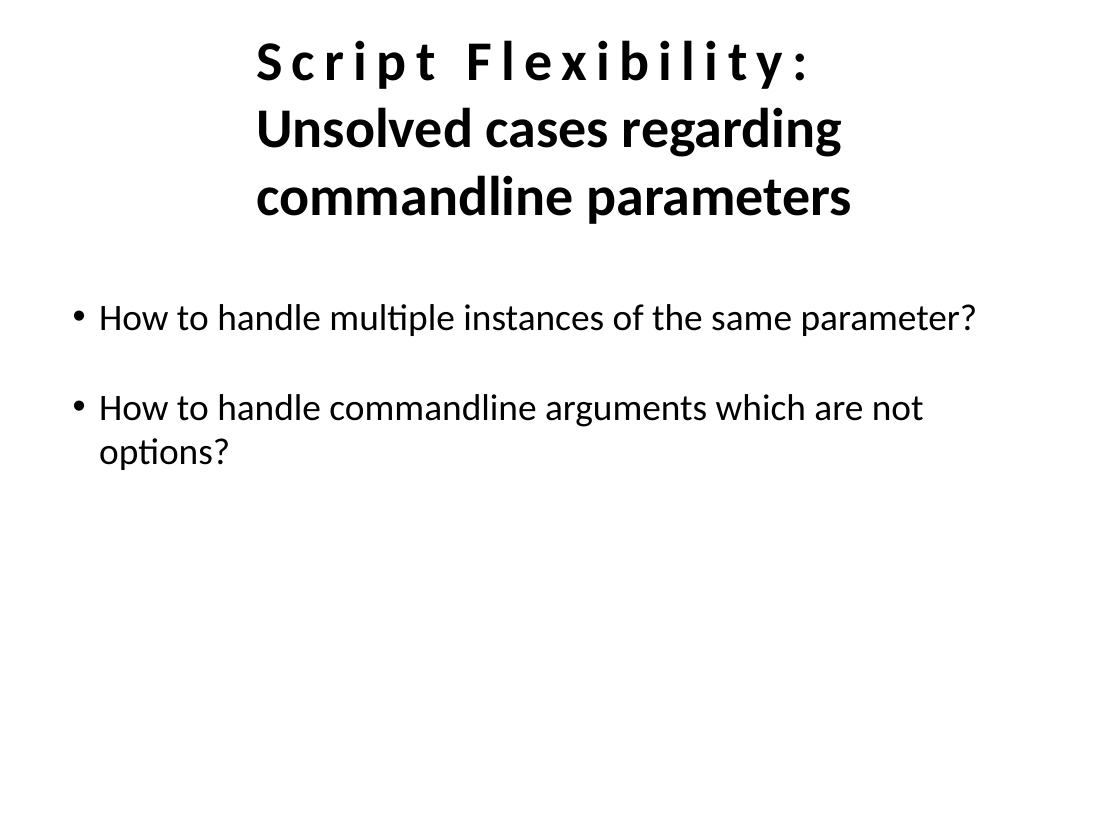
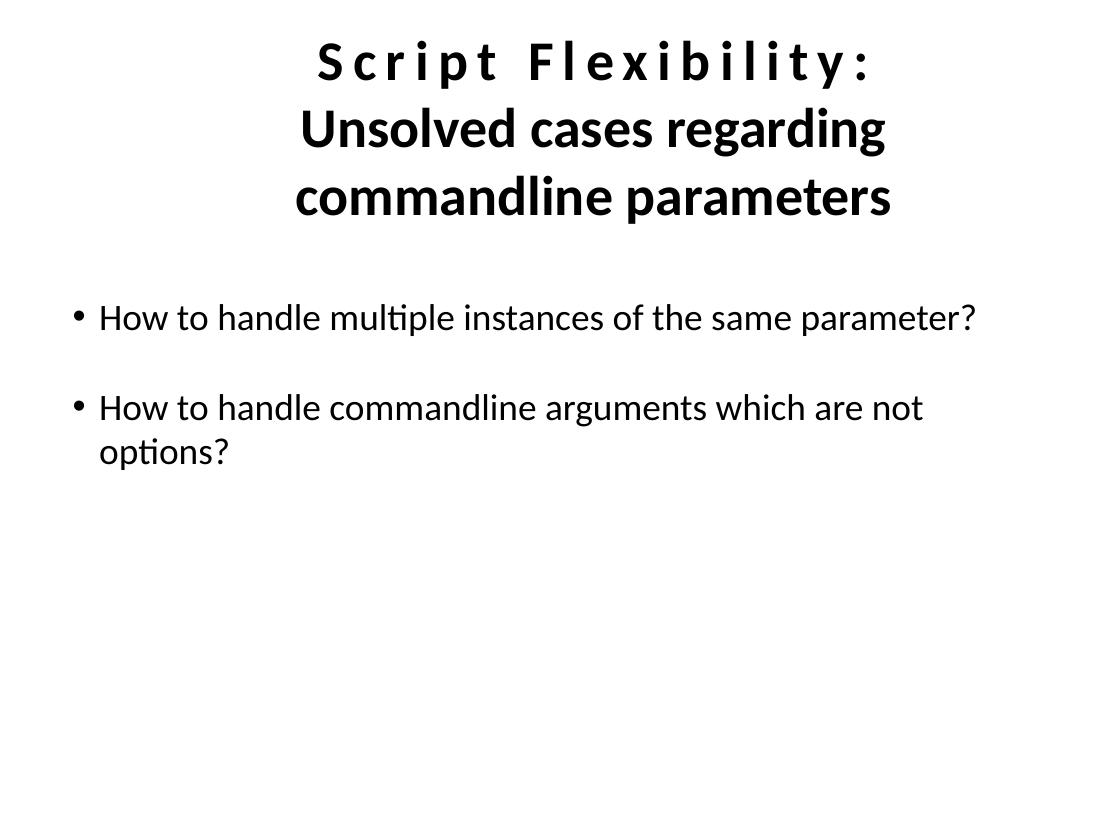
Before and after one commit to hdinkel/linuxcommandline, a slide deck: slide 17 of Intermediate/handout and presentation/LSI.pptx (slide 15 before the commit). Drawn at 1120x840 pixels with LibreOffice and Linux fonts; fonts in the diff are those of the drawing. Boxes give left, top, right and bottom in pixels: in the first picture for what was removed or moved away, otherwise in the second. Text is boxed around its words. In the diff, an @@ line names an element or a change of style, - is before the commit and + after.

Commit message:
Extended LSI presentation (LSI.pptx/LSI.pdf) Added Scripting Examples (.docx/.pdf)

```diff
--- a/Intermediate/handout and presentation/LSI.pptx
+++ b/Intermediate/handout and presentation/LSI.pptx
@@ text "Script Flexibility:" at box(296, 40, 892, 224): alignment left to centre @@
```
Also in this commit, not shown: 8 other slides changed, 2 slides added, 6 other files.
